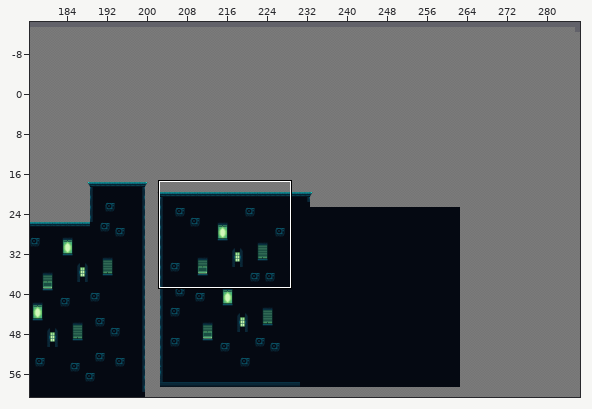
Two versions of a level (Tiled map, NYMUS/Assets/TileMaps/Fase Musica/Mapa musica.tmx). The picture above shows the old version from afar; the outline marks the close-up.
Close-up. Before the edit:
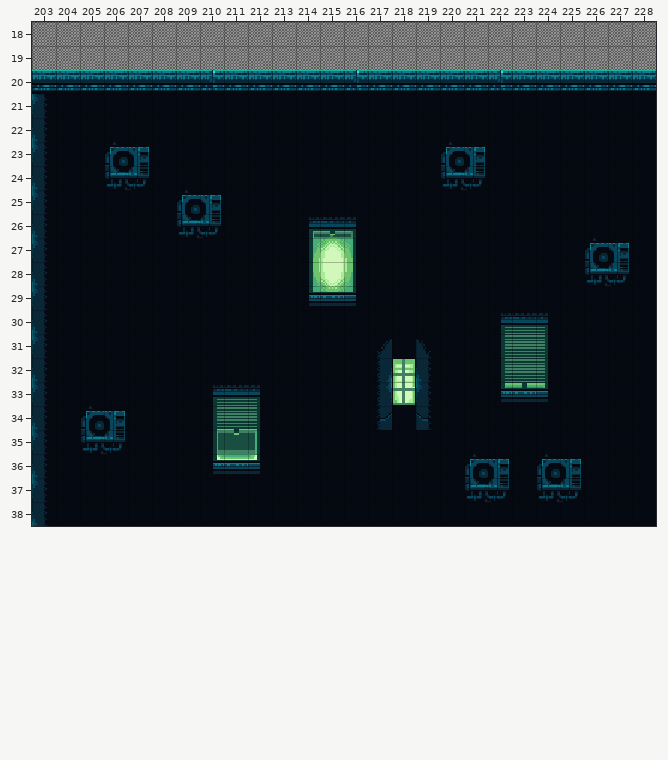
Cells are 16x16 px. Shown: x 203..228, y 18..38. The commit also changed other parts of the map, which this record leaves out.
After:
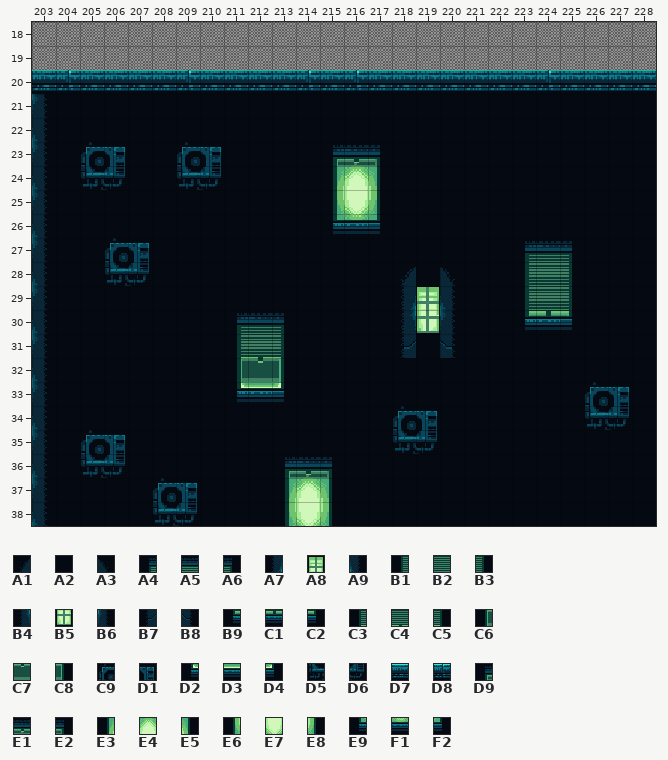
Key: from "tileset Musica": A1 27, A2 28, A3 29, A4 38, A5 39, A6 40, A7 51, A8 52, A9 53, B1 62, B2 63, B3 64, B4 75, B5 76, B6 77, B7 99, B8 101, B9 110, C1 111, C2 112, C3 182, C4 183, C5 184, C6 206, C7 207, C8 208, C9 227, D1 228, D2 230, D3 231, D4 232, D5 251, D6 252, D7 271, D8 272, D9 278, E1 279, E2 280, E3 302, E4 303, E5 304, E6 326, E7 327, E8 328, E9 350, F1 351, F2 352.
__ is an empty cell, .. an unchanged one.
Difference:
--- layer "Chao"
@@ x 204..224 @@
-20 D7 .. .. .. .. D7 D8 .. .. .. D7 .. .. .. .. .. .. .. D8 .. D7
+20 D8 .. .. .. .. D8 D7 .. .. .. D8 .. .. .. .. .. .. .. D7 .. D8
@@ x 205..227 @@
-23 A2 C9 D1 .. A2 A2 .. .. .. .. A2 A2 A2 .. .. C9 D1 .. .. .. .. .. ..
-24 A2 D5 D6 .. A2 A2 .. .. .. .. A2 A2 A2 .. .. D5 D6 .. .. .. .. .. ..
-25 .. .. .. .. C9 D1 .. .. .. .. A2 A2 A2 .. .. .. .. .. .. .. .. .. ..
-26 .. .. .. .. D5 D6 .. .. .. D9 E1 E2 A2 .. .. .. .. .. .. .. .. .. ..
-27 .. A2 A2 .. .. .. .. .. .. E3 E4 E5 .. .. .. .. .. .. A2 A2 A2 C9 D1
-28 .. A2 A2 .. .. .. .. .. .. E6 E7 E8 .. A2 .. A2 .. .. A2 A2 A2 D5 D6
-29 .. .. .. .. .. .. .. .. .. E9 F1 F2 .. A2 A2 A2 .. .. A2 A2 A2 .. ..
-30 .. .. .. .. .. .. A2 A2 A2 .. .. .. .. A2 A2 A2 .. A4 A5 A6 A2 .. ..
-31 .. .. .. .. .. .. A2 A2 A2 .. .. .. A1 A2 A3 A2 .. B1 B2 B3 .. .. ..
-32 .. .. .. .. .. .. A2 A2 A2 .. .. .. A7 A8 A9 .. .. B1 B2 B3 .. .. ..
-33 .. .. .. .. .. A4 A5 A6 A2 .. .. .. B4 B5 B6 .. .. B9 C1 C2 .. A2 A2
-34 C9 D1 .. .. .. C3 C4 C5 .. .. .. .. B7 A2 B8 .. .. .. .. .. .. A2 A2
-35 D5 D6 .. .. .. C6 C7 C8 .. .. .. .. .. A2 A2 .. .. .. .. .. .. .. ..
-36 A2 A2 .. .. .. D2 D3 D4 A2 A2 A2 .. .. .. .. .. C9 D1 .. C9 D1 .. ..
-37 .. .. .. A2 A2 .. .. .. A2 A2 A2 .. .. .. .. .. D5 D6 .. D5 D6 .. ..
-38 .. .. .. A2 A2 .. .. .. A2 A2 A2 .. .. .. .. .. .. .. .. .. .. .. ..
+23 C9 D1 A2 .. C9 D1 .. .. .. .. D9 E1 E2 .. .. A2 A2 .. .. .. .. .. ..
+24 D5 D6 A2 .. D5 D6 .. .. .. .. E3 E4 E5 .. .. A2 A2 .. .. .. .. .. ..
+25 .. .. .. .. A2 A2 .. .. .. .. E6 E7 E8 .. .. .. .. .. .. .. .. .. ..
+26 .. .. .. .. A2 A2 .. .. .. A2 E9 F1 F2 .. .. .. .. .. .. .. .. .. ..
+27 .. C9 D1 .. .. .. .. .. .. A2 A2 A2 .. .. .. .. .. .. A4 A5 A6 A2 A2
+28 .. D5 D6 .. .. .. .. .. .. A2 A2 A2 .. A1 .. A3 .. .. B1 B2 B3 A2 A2
+29 .. .. .. .. .. .. .. .. .. A2 A2 A2 .. A7 A8 A9 .. .. B1 B2 B3 .. ..
+30 .. .. .. .. .. .. A4 A5 A6 .. .. .. .. B4 B5 B6 .. A2 B9 C1 C2 .. ..
+31 .. .. .. .. .. .. C3 C4 C5 .. .. .. A2 B7 A2 B8 .. A2 A2 A2 .. .. ..
+32 .. .. .. .. .. .. C6 C7 C8 .. .. .. A2 A2 A2 .. .. A2 A2 A2 .. .. ..
+33 .. .. .. .. .. A2 D2 D3 D4 .. .. .. A2 A2 A2 .. .. A2 A2 A2 .. C9 D1
+34 A2 A2 .. .. .. A2 A2 A2 .. .. .. .. A2 C9 D1 .. .. .. .. .. .. D5 D6
+35 C9 D1 .. .. .. A2 A2 A2 .. .. .. .. .. D5 D6 .. .. .. .. .. .. .. ..
+36 D5 D6 .. .. .. A2 A2 A2 D9 E1 E2 .. .. .. .. .. A2 A2 .. A2 A2 .. ..
+37 .. .. .. C9 D1 .. .. .. E3 E4 E5 .. .. .. .. .. A2 A2 .. A2 A2 .. ..
+38 .. .. .. D5 D6 .. .. .. E6 E7 E8 .. .. .. .. .. .. .. .. .. .. .. ..
